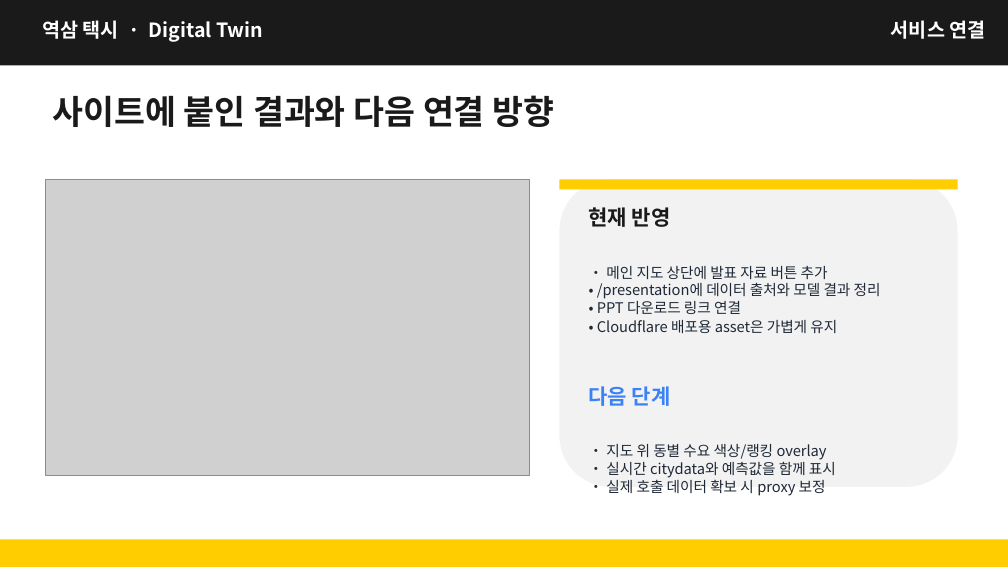
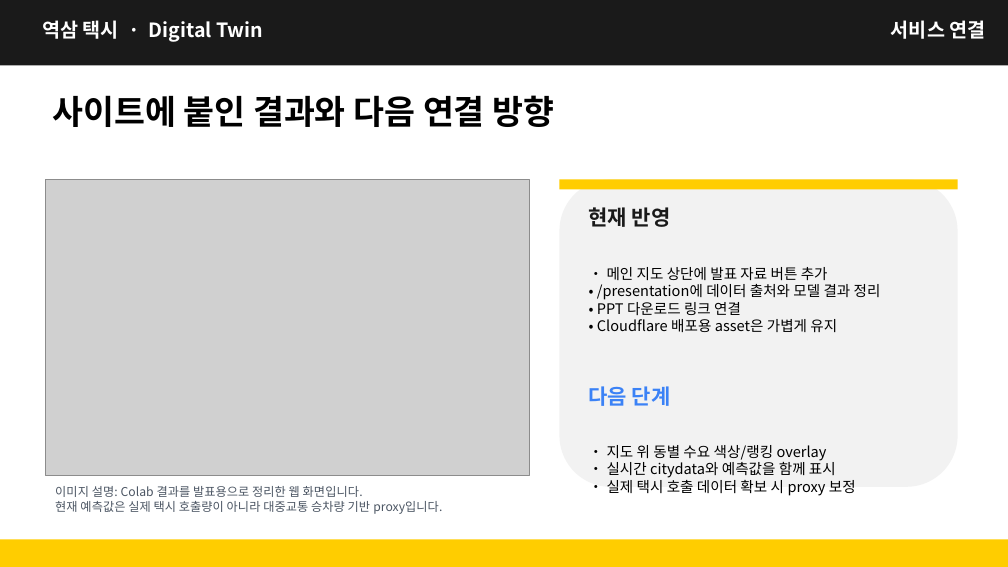
Before and after one commit to kimcanal/yeoksam-taxi, a slide deck: slide 12 of public/a-eye-presentation/A-Eye_midterm_data_collection_forecast.pptx. Drawn at 1008x567 pixels with LibreOffice and Linux fonts; fonts in the diff are those of the drawing; grey boxes stand for pictures. Boxes give left, top, right and bottom in pixels: in the first picture for what was removed or moved away, otherwise in the second. Text is boxed around its words. In the diff, an @@ line names an element or a change of style, - is before the commit and + after.

Commit message:
Fix presentation model wording

```diff
--- a/public/a-eye-presentation/A-Eye_midterm_data_collection_forecast.pptx
+++ b/public/a-eye-presentation/A-Eye_midterm_data_collection_forecast.pptx
@@ text "사이트에 붙인 결과와 다음 연결 ..." at (52,95,554,127): text colour #1A1A1A to #000000 @@
@@ text at (597,267,881,332): text changed; size 10.5 to 10.4 pt; text colour #1F2937 to #000000 @@
-• 메인 지도 상단에 발표 자료 버튼 추가
-• /presentation에 데이터 출처와 모델 결과 정리
-• PPT 다운로드 링크 연결
-• Cloudflare 배포용 asset은 가볍게 유지
+• 메인 지도 상단에 발표 자료 버튼 추가
+• /presentation에 데이터 출처와 모델 결과 정리
+• PPT 다운로드 링크 연결
+• Cloudflare 배포용 asset은 가볍게 유지
@@ text at (607,445,856,496): text changed; size 10.5 to 10.4 pt; text colour #1F2937 to #000000 @@
-• 지도 위 동별 수요 색상/랭킹 overlay
-• 실시간 citydata와 예측값을 함께 표시
-• 실제 호출 데이터 확보 시 proxy 보정
+• 지도 위 동별 수요 색상/랭킹 overlay
+• 실시간 citydata와 예측값을 함께 표시
+• 실제 택시 호출 데이터 확보 시 proxy 보정
@@ text added at (55,486,442,514), 8.7 pt, text #4B5563 @@
+이미지 설명: Colab 결과를 발표용으로 정리한 웹 화면입니다.
+현재 예측값은 실제 택시 호출량이 아니라 대중교통 승차량 기반 proxy입니다.
```
Also in this commit, not shown: 8 other slides changed.
